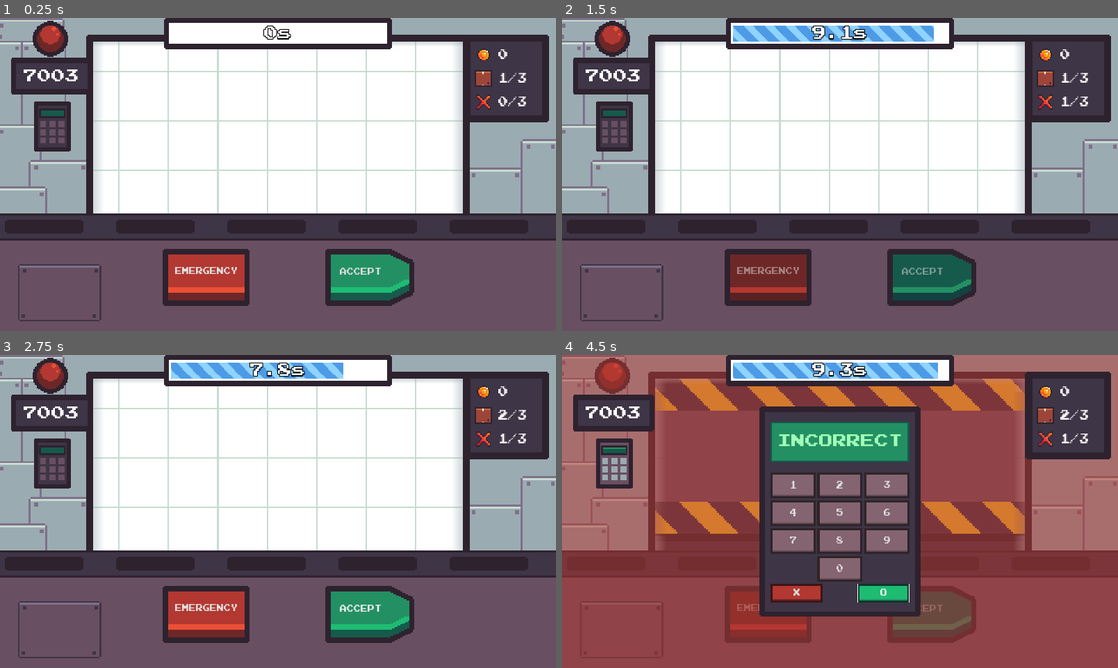
Above: before the commit, frames 1-4 (two rows, left to right).
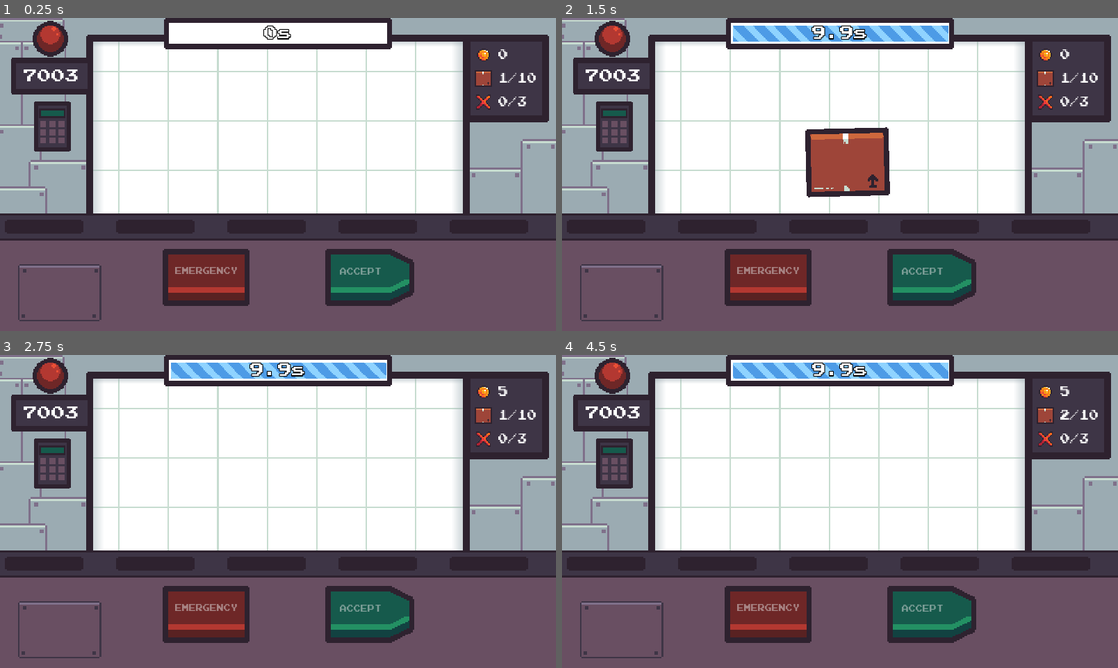
Above: after the commit, the same moments.

Repository: FixelDev/inside-out-inc
Game: Godot game, scene res://scenes/game/game.tscn
Two runs of this game, one before a commit and one after it. Both use one fixed random seed, a clock stepped at 60 frames per second and the inputs below.
Inputs (mouse positions are in pixels of both pictures, inside the frame that each line leads up to):
- Up to frame 1 (0.25 s): no input
- Up to frame 2 (1.5 s): click (940, 277) at 0.5 s, where only the run before the commit has a clickable "ACCEPT"; click (940, 277) at 1.25 s, where only the run after the commit has a clickable "ACCEPT"
- Up to frame 3 (2.75 s): move the mouse to (400, 495) at 2.02 s
- Up to frame 4 (4.5 s): click (767, 614) at 2.75 s, where only the run before the commit has a clickable "EMERGENCY"; click (612, 464) at 3.52 s; click (884, 592) at 4.25 s, where only the run before the commit has a clickable "O"

The runs differ from the first frame. In frame 1, 3.4% of the frame differs, in the area x 30-97%, y 17-88%; in frame 2, 3.5%; in frame 3, 4.0%; in frame 4, 87%, in the area x 0-100%, y 0-100%.

Commit message:
Fixed timing issues during the game

Diff:
--- a/day/day0.tres
+++ b/day/day0.tres
@@ -5,13 +5,13 @@
 [resource]
 script = ExtResource("1_7ig46")
 number = 0
-packages_amount = 3
+packages_amount = 10
 strikes_amount = 3
 normal_time_left = 10.0
 emergency_time_left = 7.0
 package_type_odds = {
-"evil_package": 1.0,
-"normal_package": 0.0
+"evil_package": 0.0,
+"normal_package": 1.0
 }
 evil_package_odds = {
 "alien_in_package": 1.0,
--- a/entities/emergency_module/emergency_module.gd
+++ b/entities/emergency_module/emergency_module.gd
@@ -23,6 +23,7 @@
 	emergency_keypad_panel.show()
 	emergency_keypad_panel.clear()
 
+
 func _on_game_emergency_mode_toggled(enabled):
 	emergency_keypad.disabled = !enabled
 	red_light_panel.visible = enabled
--- /dev/null
+++ b/entities/laser/laser.tscn
@@ -0,0 +1,21 @@
+[gd_scene load_steps=4 format=3 uid="uid://c0qvln8yg28ys"]
+
+[ext_resource type="Material" uid="uid://4gnfyg7ugi1n" path="res://scenes/game/window_mask.tres" id="1_1d3v4"]
+[ext_resource type="Texture2D" uid="uid://dxks6wr5ihrf6" path="res://scenes/game/graphics/laser.png" id="1_qe4hv"]
+
+[sub_resource type="CapsuleShape2D" id="CapsuleShape2D_uumso"]
+radius = 14.0
+height = 122.0
+
+[node name="Laser" type="Node2D"]
+
+[node name="LaserSprite" type="Sprite2D" parent="."]
+material = ExtResource("1_1d3v4")
+scale = Vector2(3.5, 3.5)
+texture = ExtResource("1_qe4hv")
+
+[node name="Hitbox" type="Area2D" parent="."]
+
+[node name="CollisionShape2D" type="CollisionShape2D" parent="Hitbox"]
+rotation = 1.5708
+shape = SubResource("CapsuleShape2D_uumso")
--- /dev/null
+++ b/entities/packages/destroy_particles.tscn
@@ -0,0 +1,24 @@
+[gd_scene load_steps=3 format=3 uid="uid://ca22i4rw6fnel"]
+
+[ext_resource type="Material" uid="uid://4gnfyg7ugi1n" path="res://scenes/game/window_mask.tres" id="1_746xe"]
+
+[sub_resource type="Curve" id="Curve_1va6d"]
+_data = [Vector2(0.0326633, 1), 0.0, 0.0, 0, 0, Vector2(0.997487, 0.50625), 0.0, 0.0, 0, 0]
+point_count = 2
+
+[node name="DestroyParticles" type="CPUParticles2D"]
+modulate = Color(0.162066, 0.162066, 0.162066, 1)
+material = ExtResource("1_746xe")
+position = Vector2(624, 268)
+emitting = false
+amount = 100
+lifetime = 0.5
+one_shot = true
+explosiveness = 1.0
+spread = 180.0
+gravity = Vector2(0, 0)
+initial_velocity_min = 200.0
+initial_velocity_max = 500.0
+scale_amount_min = 10.0
+scale_amount_max = 30.0
+scale_amount_curve = SubResource("Curve_1va6d")
--- a/scenes/game/game.gd
+++ b/scenes/game/game.gd
@@ -7,11 +7,13 @@
 @onready var timer_to_spawn_package: Timer = %TimerToSpawnPackage
 @onready var time_left_progress_bar: TimeLeftProgressBar = %TimeLeftProgressBar
 @onready var package_spawner = %PackageSpawner
+@onready var xray = %Xray
 
 signal emergency_mode_toggled(enabled: bool)
 
 
 func _ready() -> void:
+	toggle_buttons(false)
 	init_stats()
 	#var timer:SceneTreeTimer = get_tree().create_timer(1)
 	#timer.timeout.connect(spawn_package)
@@ -26,17 +28,14 @@
 	Globals.strikes_current_count = 0
 
 
-func _process(delta) -> void:
-	pass
-
-
 func spawn_package() -> void:
 	if Globals.packages_current_count >= Globals.packages_count:
 		DayManager.increase_day()
 		SceneManager.load_scene(SceneManager.galactic_bulletin_scene)
 		return
 
-	toggle_buttons(true)
+
+
 	package_spawner.spawn_package()
 
 
@@ -49,13 +48,8 @@
 
 func _on_accept_button_pressed():
 	toggle_buttons(false)
-	destroy_package()
 	time_left_progress_bar.stop_timer()
-
-	if package_spawner.current_package.is_evil():
-		strike()
-	else:
-		give_coins(5)
+	package_spawner.forward_package()
 
 
 func give_coins(amount: int) -> void:
@@ -72,21 +66,17 @@
 func destroy_package() -> void:
 	package_spawner.destroy_current_package()
 
-	timer_to_spawn_package.start()
 
 
 func _on_emergency_module_emergency_code_checked(is_correct):
 	if not is_correct:
 		return
 
+	package_spawner.destroy_current_package()
+
 	time_left_progress_bar.stop_timer()
 	emergency_mode_toggled.emit(false)
-	destroy_package()
 
-	if package_spawner.current_package.is_evil():
-		give_coins(5)
-	else:
-		strike()
 
 
 func _on_timer_to_spawn_package_timeout():
@@ -95,13 +85,42 @@
 
 func _on_timer_extra_time_timeout():
 	toggle_buttons(false)
-	strike()
+
+	if package_spawner.current_package.is_evil():
+		package_spawner.forward_package()
+	else:
+		package_spawner.destroy_current_package()
+
+
 	emergency_mode_toggled.emit(false)
-	#ADD CORRECT PACKAGE BEHAVIOUR
-
-	destroy_package()
 
 
 func toggle_buttons(enabled: bool) -> void:
 	accept_button.disabled = !enabled
 	emergency_button.disabled = !enabled
+
+
+func _on_package_spawner_package_delivered():
+	time_left_progress_bar.start_timer(DayManager.current_day.normal_time_left, time_left_progress_bar.TimerType.NORMAL)
+	toggle_buttons(true)
+	xray.visible = true
+
+
+func _on_package_spawner_package_forwarded(is_evil):
+	if is_evil:
+		strike()
+	else:
+		give_coins(5)
+
+	xray.visible = false
+	timer_to_spawn_package.start()
+
+
+func _on_package_spawner_package_destroyed(is_evil):
+	if is_evil:
+		give_coins(5)
+	else:
+		strike()
+
+	xray.visible = false
+	timer_to_spawn_package.start()
--- a/scenes/game/game.tscn
+++ b/scenes/game/game.tscn
@@ -53,6 +53,8 @@
 [ext_resource type="PackedScene" uid="uid://djfmjkuiwck6x" path="res://entities/packages/box/box.tscn" id="45_e7rc1"]
 [ext_resource type="PackedScene" uid="uid://bco4ic8i0xaln" path="res://entities/packages/alien_package/alien_package_1.tscn" id="46_fy6wy"]
 [ext_resource type="Script" path="res://scenes/game/package_spawner.gd" id="46_mkleq"]
+[ext_resource type="PackedScene" uid="uid://c0qvln8yg28ys" path="res://entities/laser/laser.tscn" id="54_6k7yb"]
+[ext_resource type="PackedScene" uid="uid://ca22i4rw6fnel" path="res://entities/packages/destroy_particles.tscn" id="55_4wqyy"]
 
 [sub_resource type="StyleBoxTexture" id="StyleBoxTexture_h1ktb"]
 texture = ExtResource("6_4fdm3")
@@ -297,6 +299,9 @@
 "RESET": SubResource("Animation_f1e78"),
 "toggle": SubResource("Animation_j0ks7")
 }
+
+[sub_resource type="RectangleShape2D" id="RectangleShape2D_skdt4"]
+size = Vector2(146, 78)
 
 [node name="Game" type="Node2D" node_paths=PackedStringArray("emergency_button", "accept_button")]
 script = ExtResource("1_w4xhy")
@@ -851,6 +856,17 @@
 [node name="PackageDestinationPoint" type="Marker2D" parent="WallWindow"]
 position = Vector2(640, 332)
 
+[node name="PackageForwardPoint" type="Marker2D" parent="WallWindow"]
+position = Vector2(1345, 332)
+
+[node name="LaserGun" type="Marker2D" parent="WallWindow"]
+position = Vector2(36, 8)
+scale = Vector2(1, 1)
+
+[node name="DestroyParticles" parent="WallWindow" instance=ExtResource("55_4wqyy")]
+position = Vector2(641, 334)
+lifetime = 1.0
+
 [node name="EmergencyCrate" type="Node2D" parent="WallWindow"]
 position = Vector2(641, -131)
 scale = Vector2(4.36, 4.36)
@@ -904,6 +920,7 @@
 stretch_mode = 1
 
 [node name="Xray" type="PointLight2D" parent="."]
+unique_name_in_owner = true
 visible = false
 material = ExtResource("3_h6v4r")
 position = Vector2(626, 258)
@@ -926,17 +943,25 @@
 
 [node name="TimerExtraTime" type="Timer" parent="Timers"]
 unique_name_in_owner = true
-wait_time = 2.0
 one_shot = true
 
-[node name="PackageSpawner" type="Node2D" parent="." node_paths=PackedStringArray("package_spawn_point", "package_destination_point", "xray")]
+[node name="PackageSpawner" type="Node2D" parent="." node_paths=PackedStringArray("package_spawn_point", "package_destination_point", "package_forward_point", "laser_gun", "destroy_particles")]
 unique_name_in_owner = true
 script = ExtResource("46_mkleq")
 packages_scenes = Array[PackedScene]([ExtResource("45_e7rc1")])
 aliens_scenes = Array[PackedScene]([ExtResource("46_fy6wy")])
 package_spawn_point = NodePath("../WallWindow/PackagesSpawnPoint")
 package_destination_point = NodePath("../WallWindow/PackageDestinationPoint")
-xray = NodePath("../Xray")
+package_forward_point = NodePath("../WallWindow/PackageForwardPoint")
+laser_gun = NodePath("../WallWindow/LaserGun")
+laser_scene = ExtResource("54_6k7yb")
+destroy_particles = NodePath("../WallWindow/DestroyParticles")
+
+[node name="DestroyArea" type="Area2D" parent="."]
+position = Vector2(640, 337)
+
+[node name="CollisionShape2D" type="CollisionShape2D" parent="DestroyArea"]
+shape = SubResource("RectangleShape2D_skdt4")
 
 [connection signal="emergency_mode_toggled" from="." to="UI/EmergencyModule" method="_on_game_emergency_mode_toggled"]
 [connection signal="emergency_mode_toggled" from="." to="WallWindow/EmergencyCrate" method="_on_game_emergency_mode_toggled"]
@@ -951,3 +976,7 @@
 [connection signal="timeout" from="Timers/TimerToSpawnPackage" to="." method="_on_timer_to_spawn_package_timeout"]
 [connection signal="timeout" from="Timers/TimerTimeToLeft" to="UI/TimeLeftProgressBarContainer/TimeLeftProgressBar" method="_on_timer_time_to_left_timeout"]
 [connection signal="timeout" from="Timers/TimerExtraTime" to="." method="_on_timer_extra_time_timeout"]
+[connection signal="package_delivered" from="PackageSpawner" to="." method="_on_package_spawner_package_delivered"]
+[connection signal="package_destroyed" from="PackageSpawner" to="." method="_on_package_spawner_package_destroyed"]
+[connection signal="package_forwarded" from="PackageSpawner" to="." method="_on_package_spawner_package_forwarded"]
+[connection signal="area_entered" from="DestroyArea" to="PackageSpawner" method="_on_destroy_area_area_entered"]
--- a/scenes/game/package_spawner.gd
+++ b/scenes/game/package_spawner.gd
@@ -4,11 +4,18 @@
 @export var aliens_scenes: Array[PackedScene] = []
 @export var package_spawn_point: Marker2D
 @export var package_destination_point: Marker2D
-@export var xray: Node2D
+@export var package_forward_point: Marker2D
+@export var laser_gun: Marker2D
+@export var laser_scene: PackedScene
+#@export var xray: Node2D
+@export var destroy_particles: CPUParticles2D
 
-@onready var time_left_progress_bar: TimeLeftProgressBar = %TimeLeftProgressBar
+signal package_delivered()
+signal package_destroyed(is_evil: bool)
+signal package_forwarded(is_evil: bool)
 
 var current_package: Package
+var laser: Node2D
 
 
 func spawn_package() -> void:
@@ -33,9 +40,7 @@
 
 	await tween.finished
 
-
-	time_left_progress_bar.start_timer(DayManager.current_day.normal_time_left, time_left_progress_bar.TimerType.NORMAL)
-	xray.visible = true
+	package_delivered.emit()
 
 
 func randomize_package_type() -> String:
@@ -54,5 +59,27 @@
 
 
 func destroy_current_package() -> void:
+	laser = laser_scene.instantiate()
+	laser_gun.add_child(laser)
+	laser.global_position = laser_gun.global_position
+	laser.look_at(package_destination_point.global_position)
+	var tween: Tween = get_tree().create_tween()
+	tween.tween_property(laser, "global_position", package_destination_point.global_position, 0.5).set_trans(Tween.TRANS_QUART)
+
+
+func _on_destroy_area_area_entered(area):
+	destroy_particles.emitting = true
+	package_destroyed.emit(current_package.is_evil())
+	laser.queue_free()
 	current_package.queue_free()
-	xray.visible = false
+
+func forward_package() -> void:
+	var tween: Tween = get_tree().create_tween()
+	tween.tween_property(current_package, "global_position", package_forward_point.global_position, 1).set_trans(Tween.TRANS_CUBIC)
+	tween.set_parallel().tween_property(current_package, "rotation", -0.2, 0.6).set_trans(Tween.TRANS_CUBIC)
+	#add rotation
+
+	await tween.finished
+
+	package_forwarded.emit(current_package.is_evil())
+	current_package.queue_free()
Not shown: 1 places in scenes/game/game.tscn that only renumber resources
Binary file added: scenes/game/graphics/laser.aseprite
Binary file added: scenes/game/graphics/laser.png
Not shown, added: scenes/game/graphics/laser.png.import
